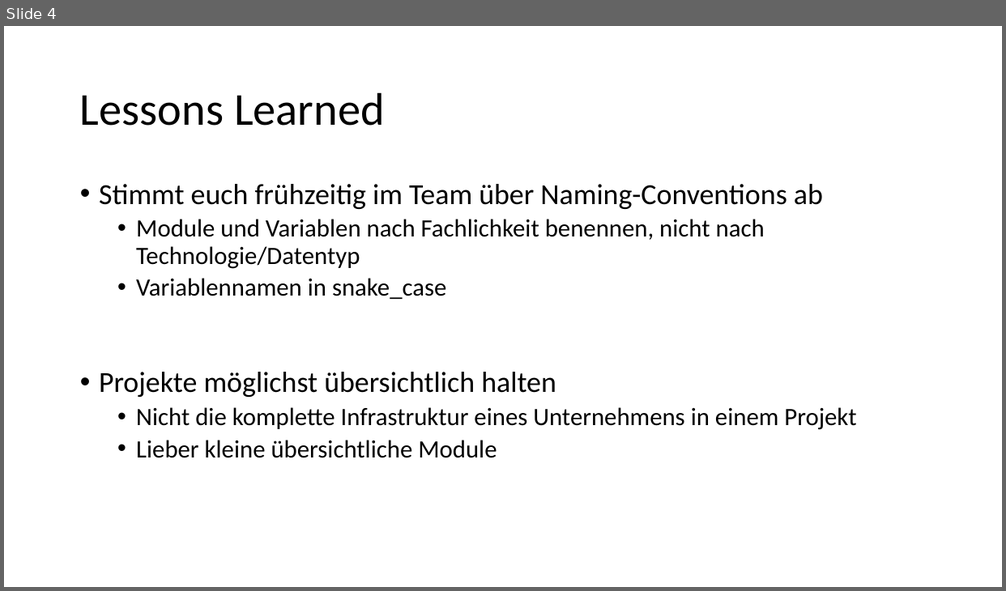
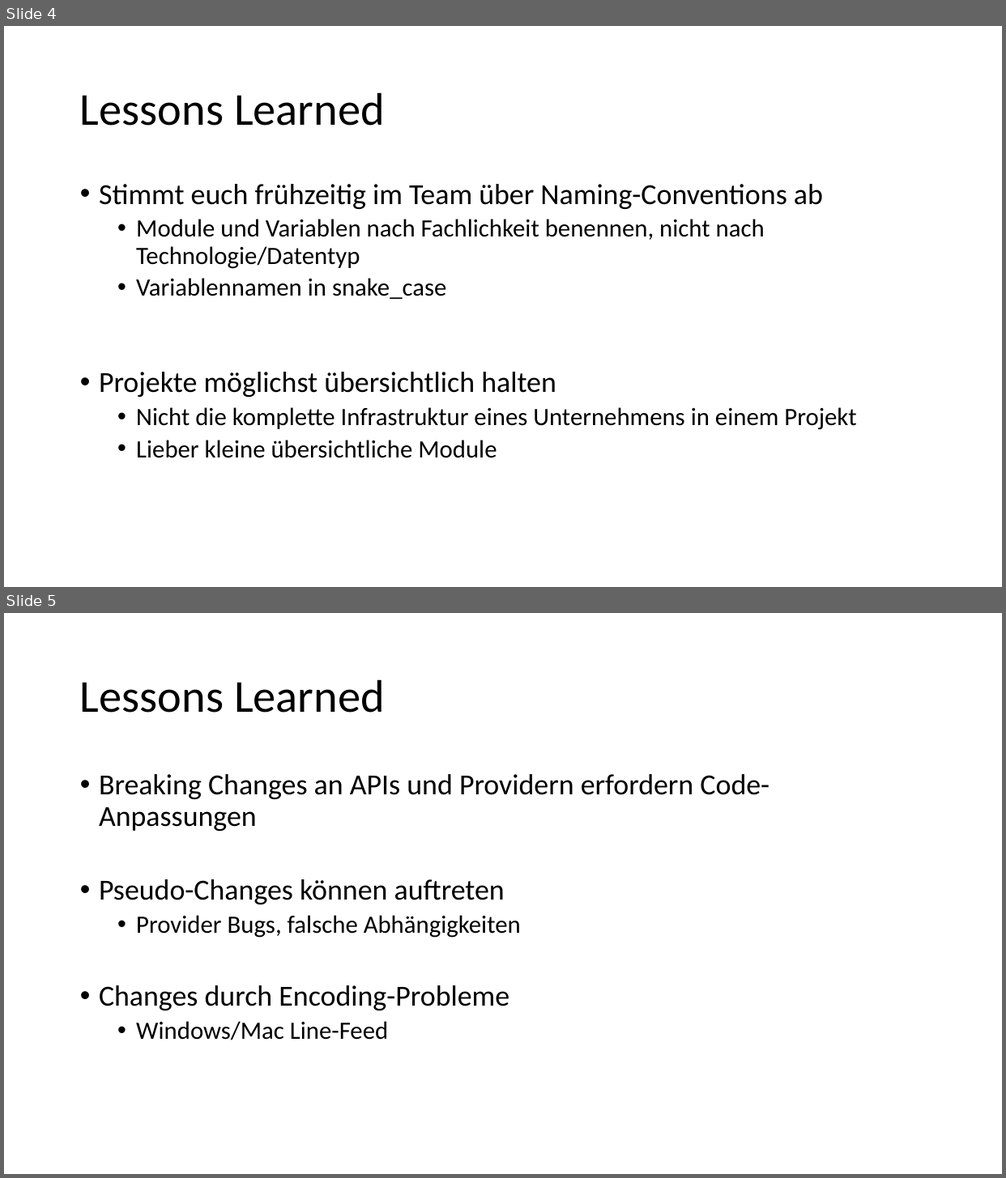
Before and after one commit to djakielski/terraform-schulung, a slide deck: Modul_10_Tipps/Tipps.pptx. Shown one above the other, each under a label of ours: slide 4 before the commit, slides 4 and 5 after it. The pictures are 1006x591 and 1006x1178 pixels, drawn with LibreOffice and Linux fonts; fonts in the diff are those of the drawing. Boxes give left, top, right and bottom in pixels: in the first picture for what was removed or moved away, otherwise in the second. Text is boxed around its words. In the diff, an @@ line names an element or a change of style, - is before the commit and + after.

```diff
--- a/Modul_10_Tipps/Tipps.pptx
+++ b/Modul_10_Tipps/Tipps.pptx
@@ slide 5 added at box(4, 613, 1002, 1174), background #FFFFFF @@
@@ title added at box(80, 679, 385, 713), 44 pt, text #000000 @@
+Lessons Learned
@@ text added at box(99, 774, 769, 1041), 28 pt, text #000000 @@
+• Breaking Changes an APIs und Providern erfordern Code-Anpassungen
+• Pseudo-Changes können auftreten
+  • Provider Bugs, falsche Abhängigkeiten
+• Changes durch Encoding-Probleme
+  • Windows/Mac Line-Feed
```
Also in this commit, not shown: 1 slide changed, 1 other slide added.
